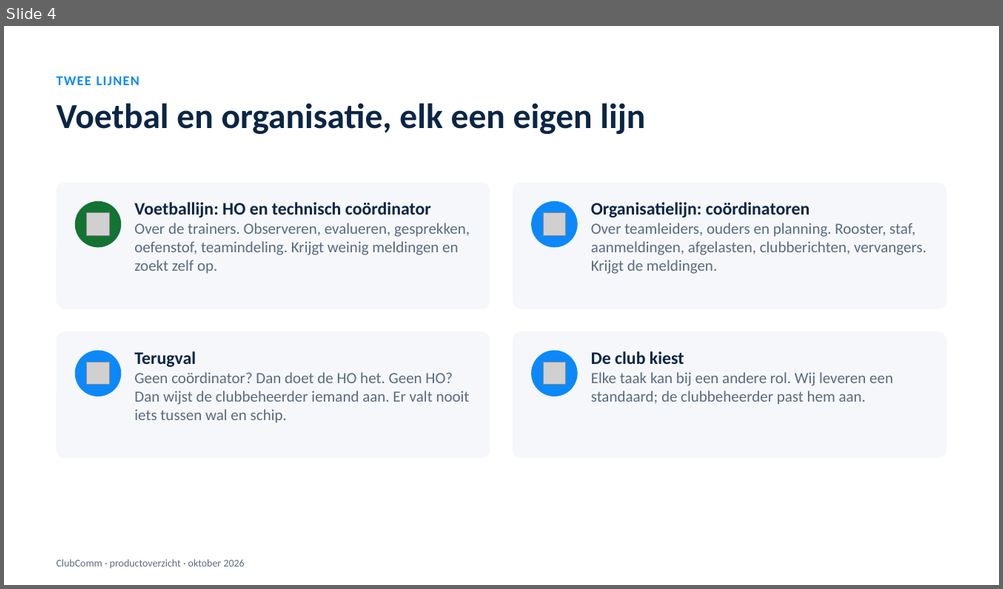
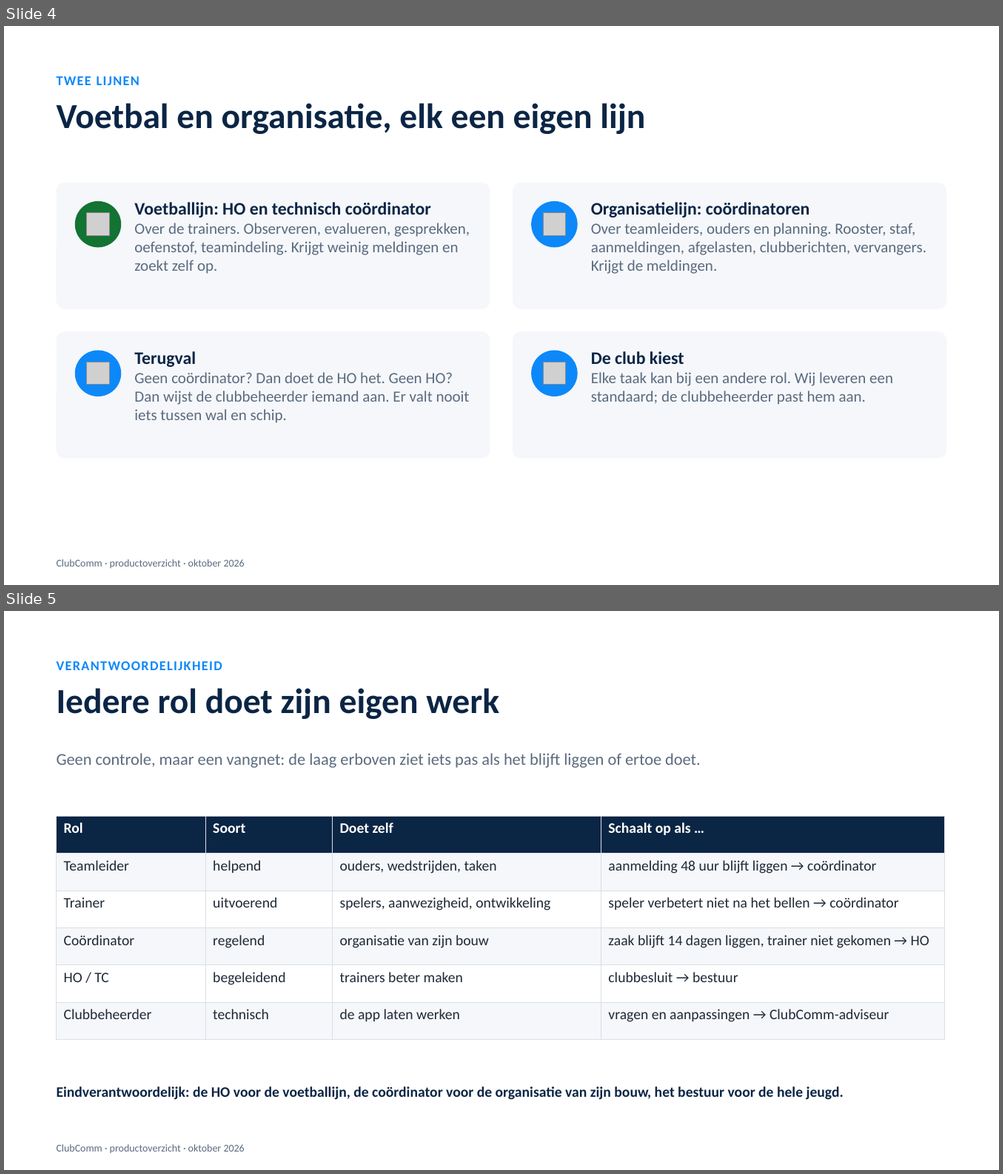
Before and after one commit to sofianabayahya/Clubcomm, a slide deck: docs/presentaties/ClubComm-productoverzicht.pptx. Shown one above the other, each under a label of ours: slide 4 before the commit, slides 4 and 5 after it. The pictures are 1003x589 and 1003x1174 pixels, drawn with LibreOffice and Linux fonts; fonts in the diff are those of the drawing; grey boxes stand for pictures. Boxes give left, top, right and bottom in pixels: in the first picture for what was removed or moved away, otherwise in the second. Text is boxed around its words. In the diff, an @@ line names an element or a change of style, - is before the commit and + after.

```diff
--- a/docs/presentaties/ClubComm-productoverzicht.pptx
+++ b/docs/presentaties/ClubComm-productoverzicht.pptx
@@ slide 5 added at bbox=[4, 611, 999, 1170], background #FFFFFF @@
@@ text added at bbox=[57, 661, 222, 670], 13 pt, text #0D88F9, bold @@
+VERANTWOORDELIJKHEID
@@ text added at bbox=[57, 688, 499, 719], 34 pt, text #0B2545, bold @@
+Iedere rol doet zijn eigen werk
@@ text added at bbox=[57, 753, 700, 768], 16 pt, text #5B6B7F @@
+Geen controle, maar een vangnet: de laag erboven ziet iets pas als het blijft liggen of ertoe doet.
@@ table added at bbox=[57, 816, 944, 1025], 6 rows, 4 columns @@
+Rol | Soort | Doet zelf | Schaalt op als …
+Teamleider | helpend | ouders, wedstrijden, taken | aanmelding 48 uur blijft liggen → coördinator
+Trainer | uitvoerend | spelers, aanwezigheid, ontwikkeling | speler verbetert niet na het bellen → coördinator
+Coördinator | regelend | organisatie van zijn bouw | zaak blijft 14 dagen liggen, trainer niet gekomen → HO
+HO / TC | begeleidend | trainers beter maken | clubbesluit → bestuur
+Clubbeheerder | technisch | de app laten werken | vragen en aanpassingen → ClubComm-adviseur
@@ text added at bbox=[57, 1087, 843, 1100], 14 pt, text #0B2545, bold @@
+Eindverantwoordelijk: de HO voor de voetballijn, de coördinator voor de organisatie van zijn bouw, het bestuur voor de hele jeugd.
@@ text added at bbox=[57, 1145, 244, 1153], 10 pt, text #5B6B7F @@
+ClubComm · productoverzicht · oktober 2026
```
Also in this commit, not shown: 3 other files.
